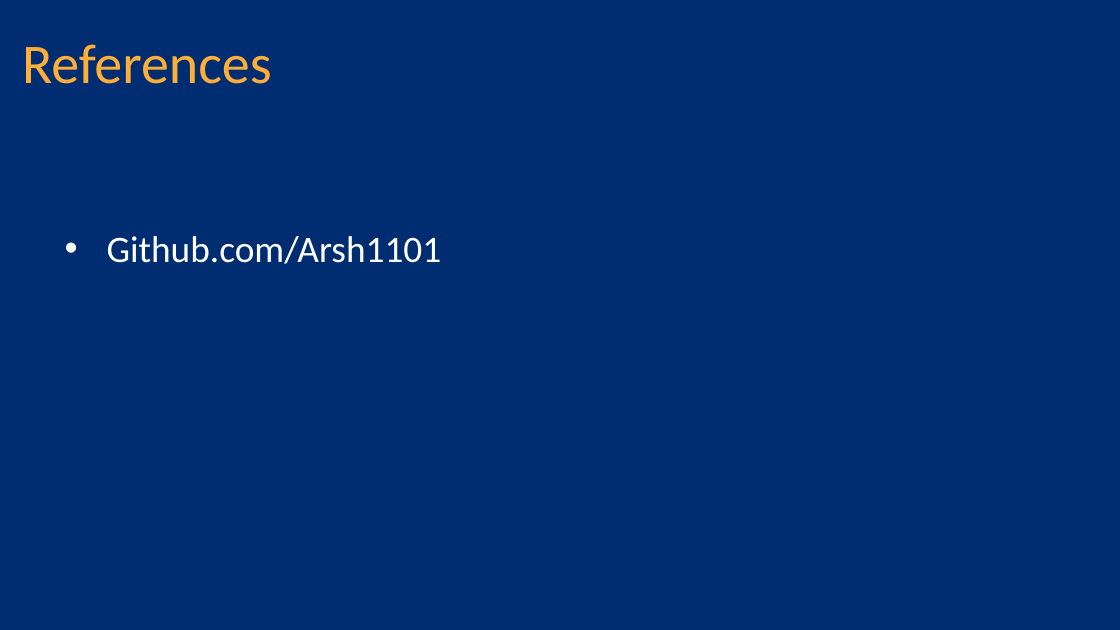
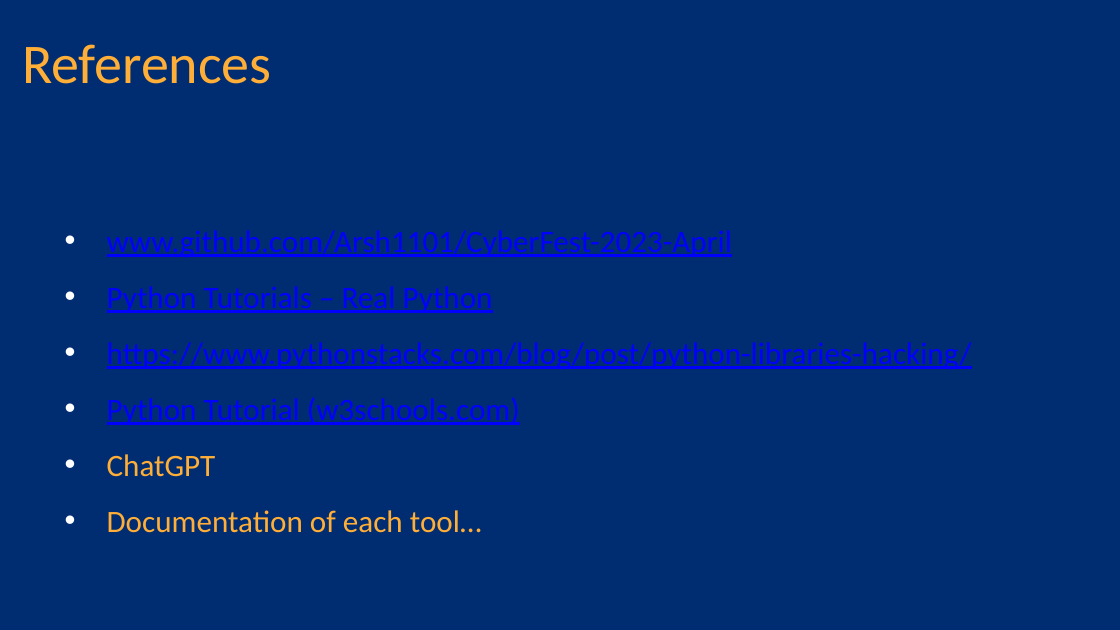
Before and after one commit to Arsh1101/CyberFest-2023-April, a slide deck: slide 11 of Document/Python_and_Cybersecurity.pptx. Drawn at 1120x630 pixels with LibreOffice and Linux fonts; fonts in the diff are those of the drawing; background and template pictures are left out. Boxes give left, top, right and bottom in pixels: in the first picture for what was removed or moved away, otherwise in the second. Text is boxed around its words. In the diff, an @@ line names an element or a change of style, - is before the commit and + after.

```diff
--- a/Document/Python_and_Cybersecurity.pptx
+++ b/Document/Python_and_Cybersecurity.pptx
@@ text at box(107, 230, 972, 533): text changed; size 24 to 20 pt; text colour #FFFFFF to #0000FF @@
-• Github.com/Arsh1101
+• www.github.com/Arsh1101/CyberFest-2023-April
+• Python Tutorials – Real Python
+• https://www.pythonstacks.com/blog/post/python-libraries-hacking/
+• Python Tutorial (w3schools.com)
+• ChatGPT
+• Documentation of each tool…
```
Also in this commit, not shown: 23 other files.
